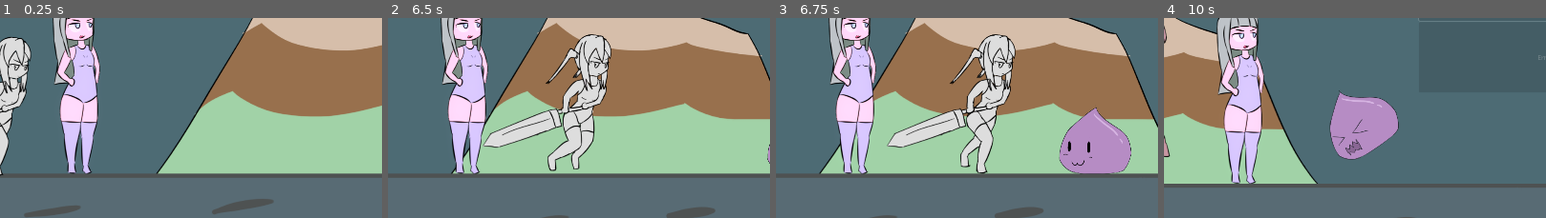
Above: before the commit, frames 1-4 (left to right).
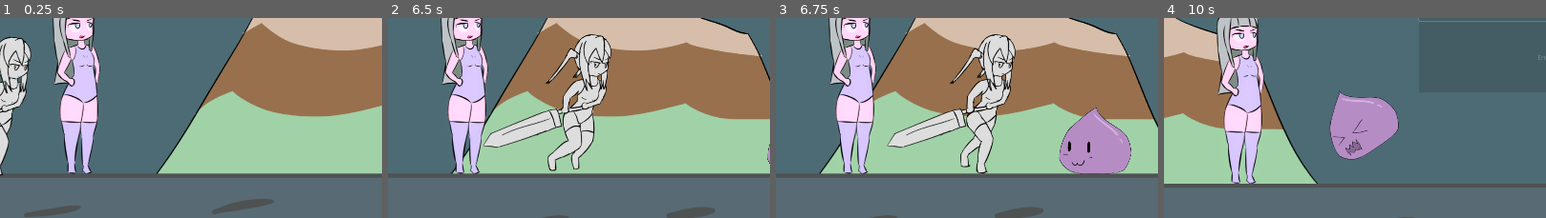
Above: after the commit, the same moments.

Repository: BeatMil/Animurun
Game: Godot game, scene res://Scenes/Forest.tscn
The game is run twice, just before and just after one commit, with the same random seed, the same clock (stepped at 60 frames per second) and the same inputs.
Inputs:
- Up to frame 1 (0.25 s): no input
- Up to frame 2 (6.5 s): tap Enter (ui_accept) at 0.5, 0.77, 1.52, 3.02, 3.77, 4.52 s; click "Restart" at 5 s
- Up to frame 3 (6.75 s): no input
- Up to frame 4 (10 s): tap Enter (ui_accept) at 6.77, 7.52, 8.27, 9.77 s
The pictures show only the part of the screen within x 0-50%, y 45-95%; the shares and areas given below are measured in that part.

Frames 1-3 are identical in both runs. In frame 4, 0.2% of the frame differs, in the area x 0-2%, y 3-70%.

Commit message:
Fix DedMenu popup twice (Phantom method)

Diff:
--- a/Scripts/Chiichan.gd
+++ b/Scripts/Chiichan.gd
@@ -66,9 +66,6 @@
 	is_alive = false
 	can_move_to_default_pos = false
 	apply_impulse(Vector2(-800, -100))
-	process_mode = Node.PROCESS_MODE_DISABLED # turn off chiichan (fix showing dedmenu twice)
-
-	$"%DedMenu".process_mode = Node.PROCESS_MODE_INHERIT
 	$"%DedMenu".show_menu()
 
 
--- a/Scripts/DedWall.gd
+++ b/Scripts/DedWall.gd
@@ -8,7 +8,8 @@
 func _on_ded_wall_area_2d_body_entered(body):
 	if body.is_in_group("chiichan"):
 		# play ded particle and animation
-		$"AnimationPlayer".play("ded")
+		$"AnimationPlayer".play("ded_sfx")
 		$"%CameraPlayer".play("shake")
 
-		body.ded() # chiichan is ded
+		if body.is_alive:
+			body.ded() # chiichan is ded
